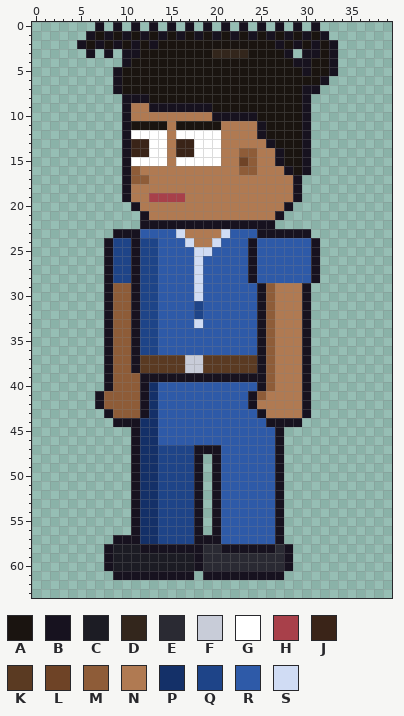
A pixel-art file gets an edit: sprites/clients/client_agent_b_left.aseprite. The picture above was drawn from the file before the commit.
40x64 pixels, 1 frame.
Visible layers, top first: "Hair", "Face", "Near Arm", "Collar", "Belt", "Shirt", "Body", "Back Arm", "Pants", "Shoes".
Palette (. is transparent): A #1a1410  B #17121f  C #1c1c24  D #33261c  E #2a2a33  F #c8ccd8  G #ffffff  H #a8404a  J #3a2418  K #5a3a22  L #6e4326  M #8e5c38  N #b07a52  P #143068  Q #1e4488  R #2e5aa8  S #d0dcf4
Pixels before (only the part around the change), first column x 0:
0 .......B.B.B.B.B.B.B.B.B.B.B.B.B........
1 ......BABABABABABABABABABABABABAB.......
2 .....BABABABABAAAAAAAAAAAAABABABAB......
3 ......B.B.BBAAAAAAAADDDDAAAAB.BBAB......
4 ..........BAAAAAAAAAAAAAAAAAABBAAB......
5 .........BAAAAAAAAAAAAAAAAAAAABAAB......
6 .........BAAAAAAAAAAAAAAAAAAAAAAB.......
Once edited:
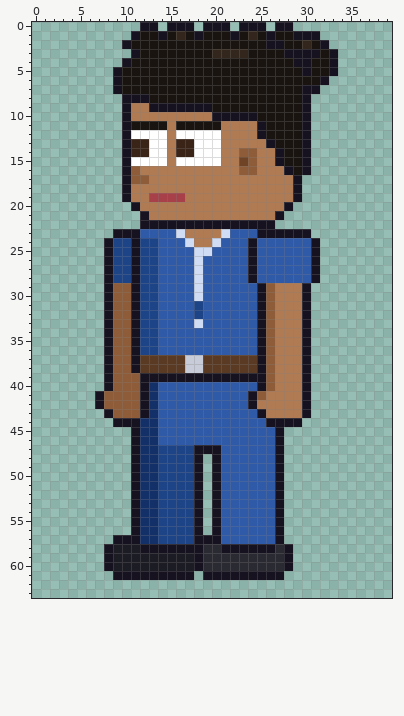
What changed:
Changed rows in their new state; - is an unchanged pixel.
Layer "Hair":
first column x 5:
 0 --.-.-.B---B---B---B---B.-.--
 1 -.....BA---D---A---D---AB-B.-
 2 .....BA-A------------B--ADAB.
 3 -.-.-.------------------B----
Changed places in both pictures, as pixel boxes (x1, y1, x2, y2):
changed: (77, 22, 221, 58)
changed: (248, 22, 338, 58)
